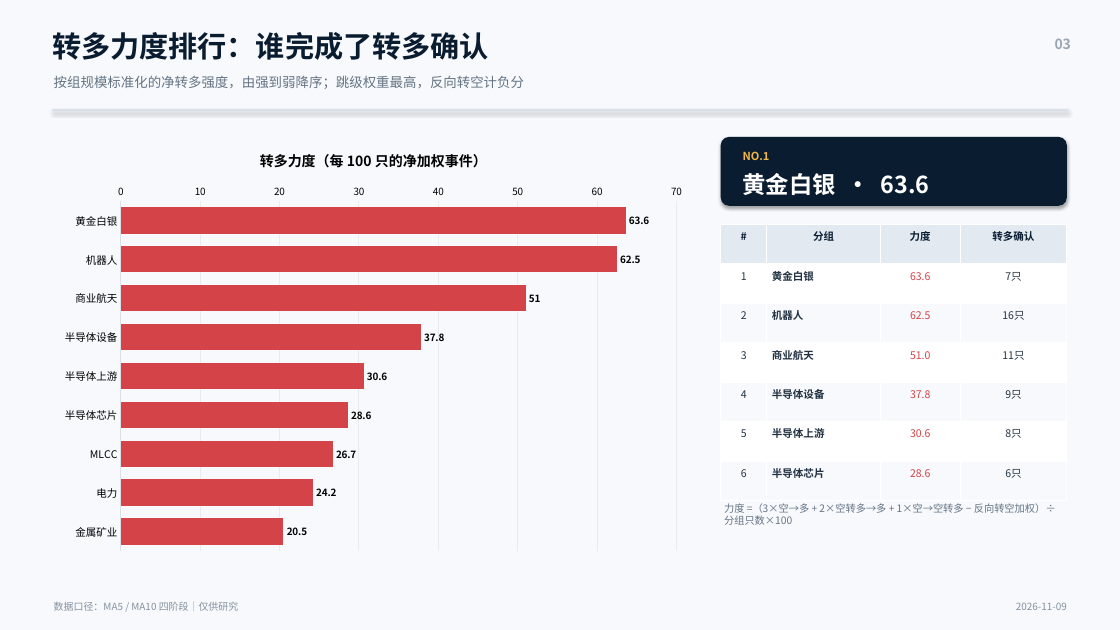
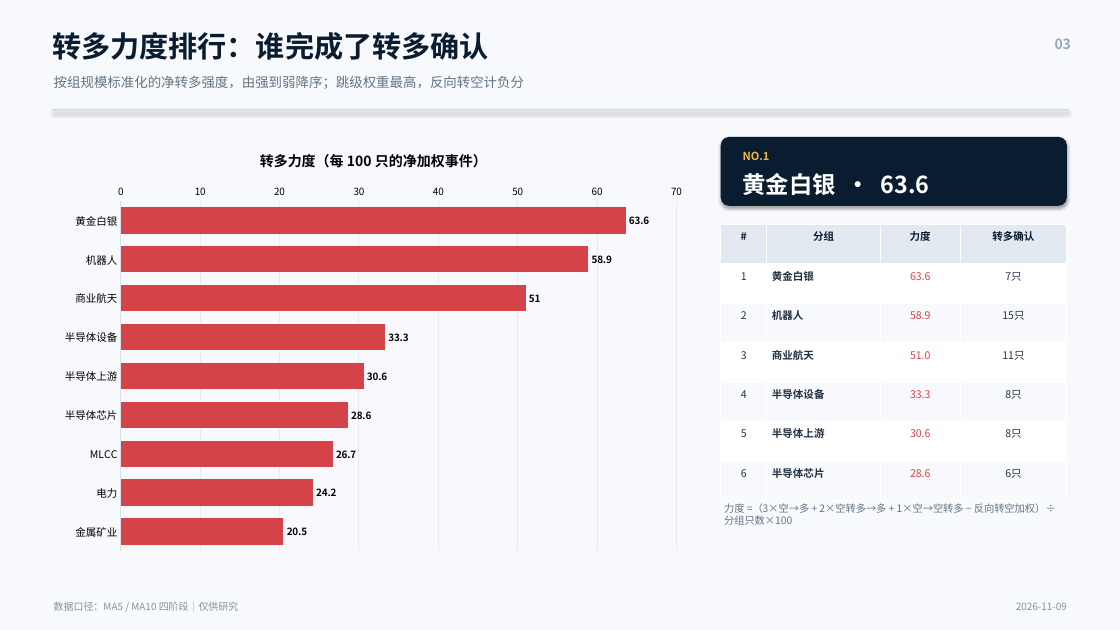
Before and after one commit to nancybhc/a-share-blast-lab, a slide deck: slide 3 of assets/多空阶段简报_2026-11-09.pptx. Drawn at 1120x630 pixels with LibreOffice and Linux fonts; fonts in the diff are those of the drawing. Boxes give left, top, right and bottom in pixels: in the first picture for what was removed or moved away, otherwise in the second. Text is boxed around its words. In the diff, an @@ line names an element or a change of style, - is before the commit and + after.

```diff
--- a/assets/多空阶段简报_2026-11-09.pptx
+++ b/assets/多空阶段简报_2026-11-09.pptx
@@ bar chart at bbox=[52, 133, 695, 560] @@
@@ Series 1, 机器人: 62.5 to 58.9 @@
@@ Series 1, 半导体设备: 37.8 to 33.3 @@
@@ table at bbox=[721, 224, 1067, 501] @@
-row 3, column 3: 62.5
+row 3, column 3: 58.9
-row 3, column 4: 16只
+row 3, column 4: 15只
-row 5, column 3: 37.8
+row 5, column 3: 33.3
-row 5, column 4: 9只
+row 5, column 4: 8只
```
Also in this commit, not shown: 3 other slides changed, 13 other files.
